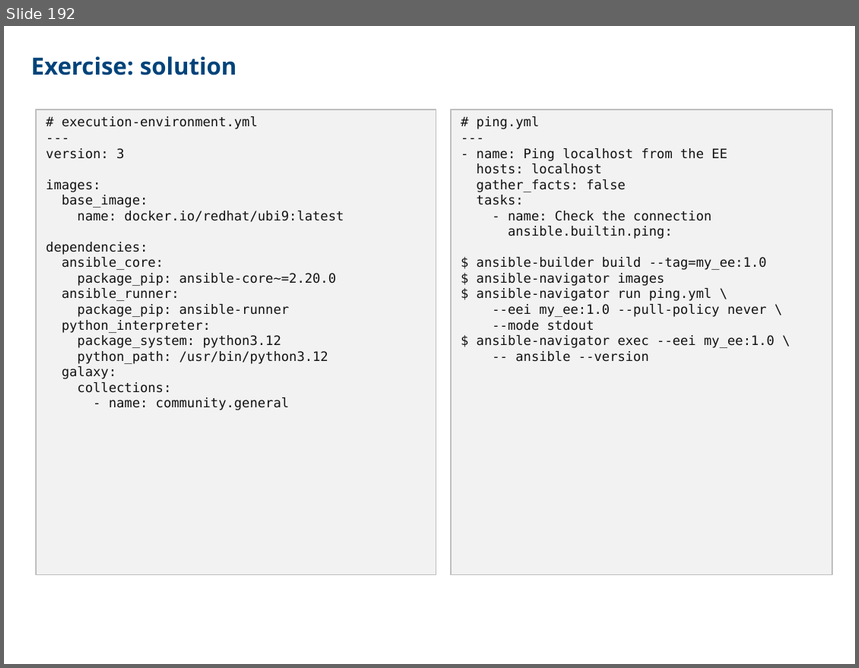
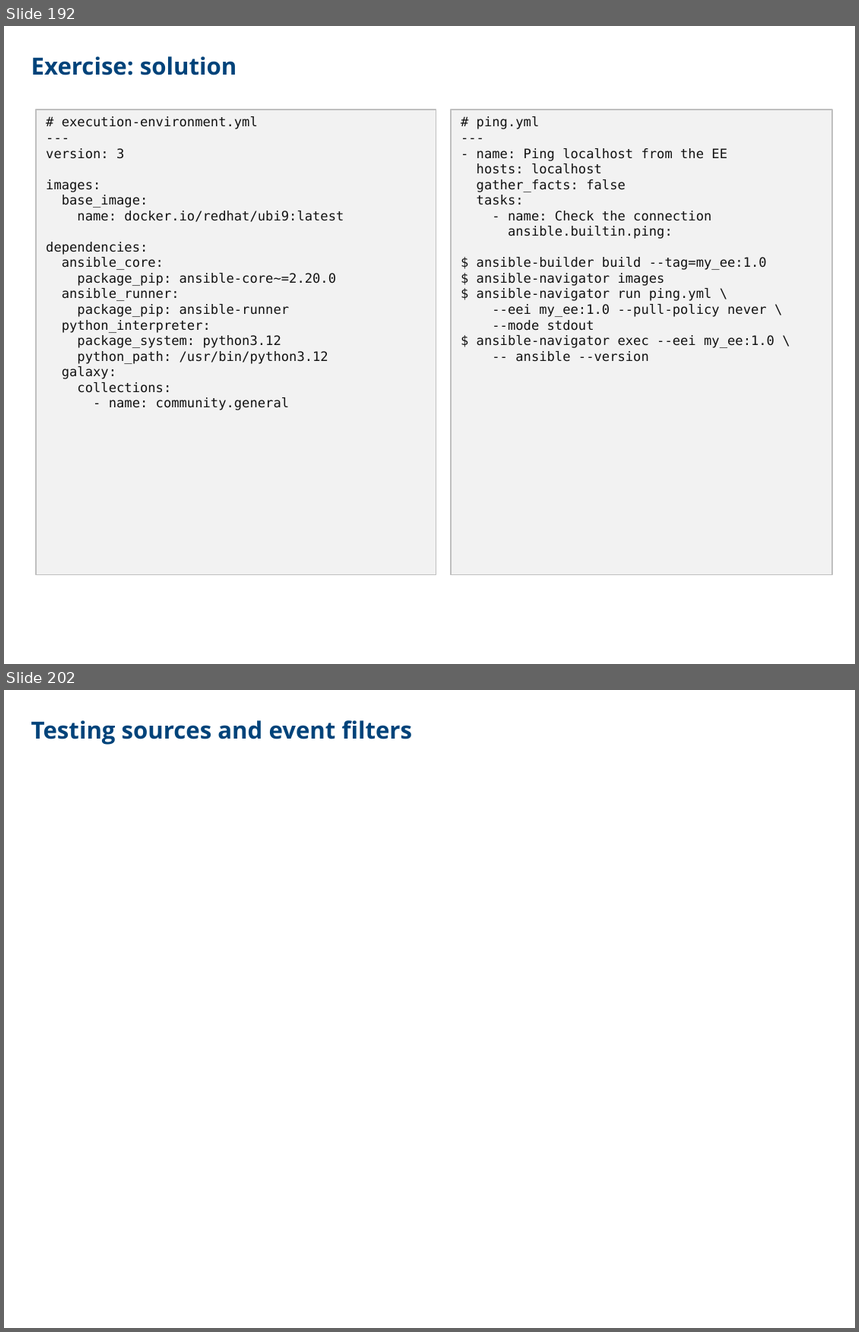
Before and after one commit to CCoupel/ansible-training, a slide deck: Ansible Training.pptx. Shown one above the other, each under a label of ours: slide 192 before the commit, slides 192 and 202 after it; the slides between them are not shown. The pictures are 859x668 and 859x1332 pixels, drawn with LibreOffice and Linux fonts; fonts in the diff are those of the drawing. Boxes give left, top, right and bottom in pixels: in the first picture for what was removed or moved away, otherwise in the second. Text is boxed around its words. In the diff, an @@ line names an element or a change of style, - is before the commit and + after.

```diff
--- a/Ansible Training.pptx
+++ b/Ansible Training.pptx
@@ slide 202 added at (4,690,855,1328), background #FFFFFF @@
@@ free added at (31,716,534,749), 20 pt, text #00437A, bold @@
+Testing sources and event filters
```
Also in this commit, not shown: 30 other slides added, 9 other files.
